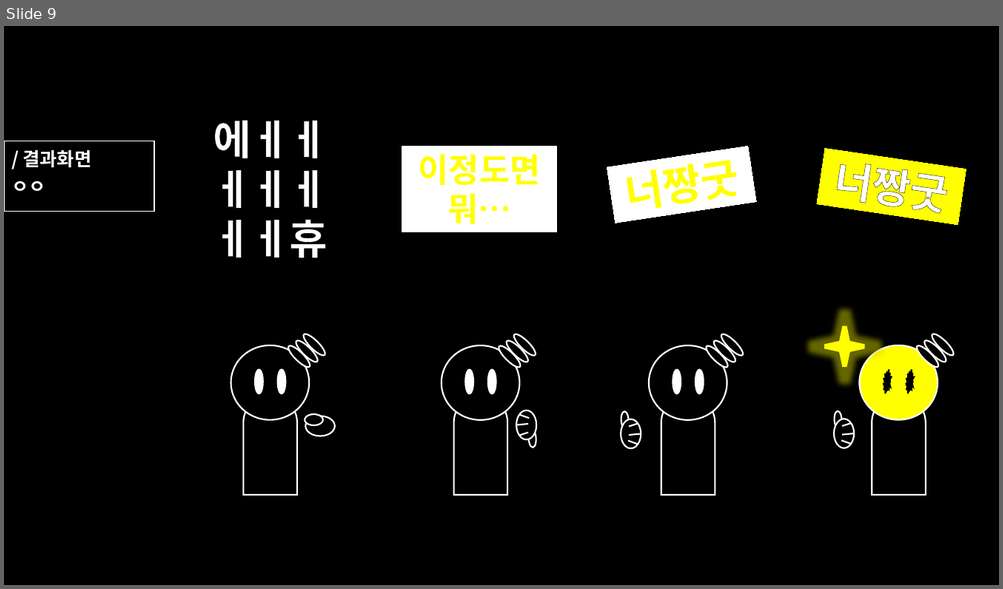
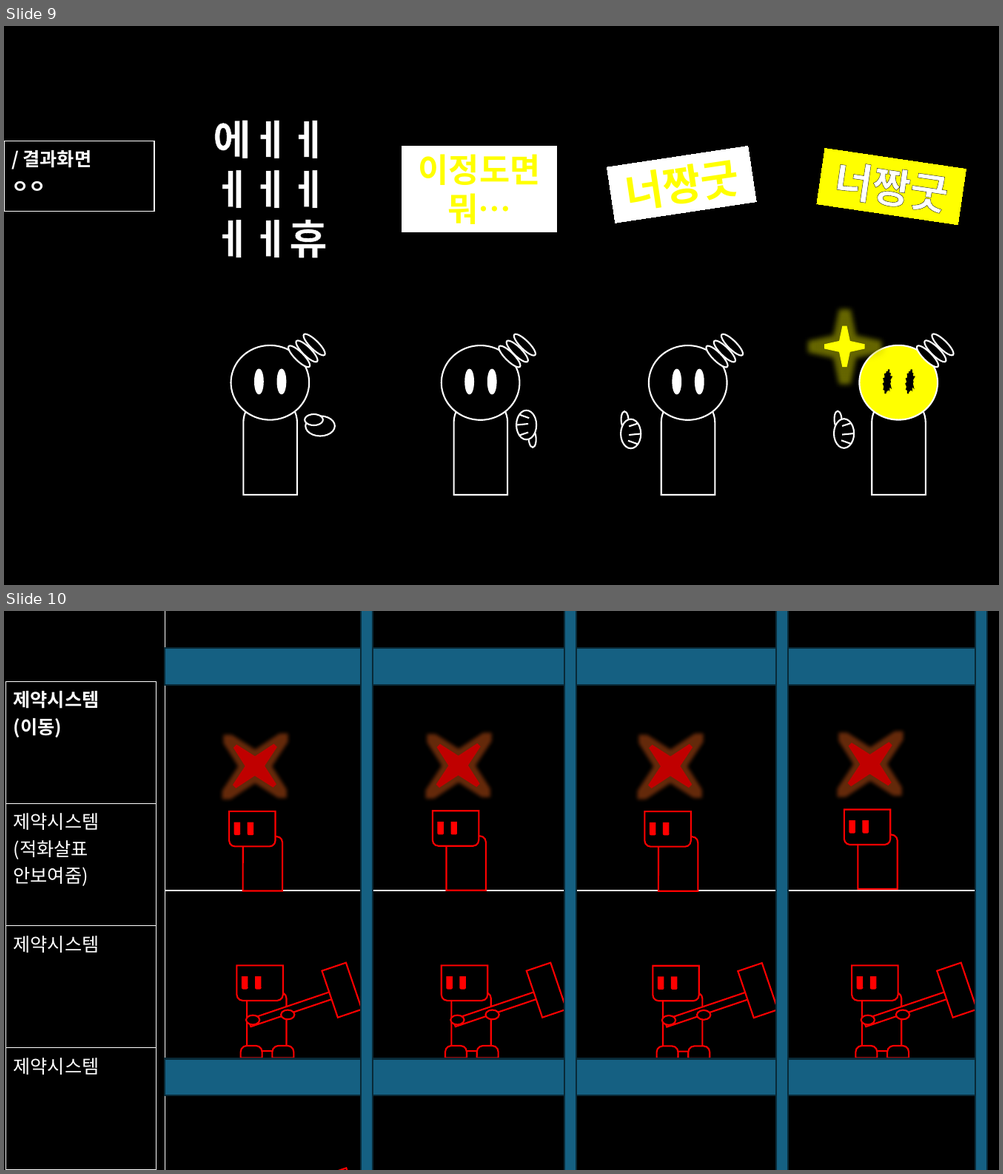
Before and after one commit to totobonbon200/BulBreak, a slide deck: resources/animation_workspace.pptx. Shown one above the other, each under a label of ours: slide 9 before the commit, slides 9 and 10 after it. The pictures are 1003x589 and 1003x1174 pixels, drawn with LibreOffice and Linux fonts; fonts in the diff are those of the drawing. Boxes give left, top, right and bottom in pixels: in the first picture for what was removed or moved away, otherwise in the second. Text is boxed around its words. In the diff, an @@ line names an element or a change of style, - is before the commit and + after.

```diff
--- a/resources/animation_workspace.pptx
+++ b/resources/animation_workspace.pptx
@@ slide 10 added at (4, 611, 999, 1170), background #FFFFFF; not listed: 1 template element that a slide beside it also shows @@
@@ table added at (165, 611, 988, 1170), 4 rows, 4 columns @@
+ |  |  | 
+ |  |  | 
+ |  |  | 
+ |  |  | 
@@ rectangle added at (361, 611, 373, 1170), fill #156082, outline #092A39 1.5 pt @@
@@ rectangle added at (564, 611, 576, 1170), fill #156082, outline #092A39 1.5 pt @@
@@ rectangle added at (777, 611, 788, 1170), fill #156082, outline #092A39 1.5 pt @@
@@ rectangle added at (976, 611, 987, 1170), fill #156082, outline #092A39 1.5 pt @@
@@ rectangle added at (165, 648, 987, 686), fill #156082, outline #092A39 1.5 pt @@
@@ table added at (5, 682, 156, 1170), 4 rows, 1 columns @@
+제약시스템 / (이동)
+제약시스템 / (적화살표 / 안보여줌)
+제약시스템
+제약시스템
@@ group added at (215, 726, 295, 891): 4 round same rects, 1 star @@
@@ group added at (418, 726, 498, 891): 4 round same rects, 1 star @@
@@ group added at (631, 726, 710, 891): 4 round same rects, 1 star @@
@@ group added at (830, 724, 909, 889): 4 round same rects, 1 star @@
@@ group added at (237, 963, 362, 1058): 6 round same rects, 2 rectangles, 2 ellipses @@
@@ group added at (441, 963, 566, 1058): 6 round same rects, 2 rectangles, 2 ellipses @@
@@ group added at (652, 963, 777, 1059): 6 round same rects, 2 rectangles, 2 ellipses @@
@@ group added at (851, 963, 976, 1058): 6 round same rects, 2 rectangles, 2 ellipses @@
@@ rectangle added at (165, 1059, 987, 1096), fill #156082, outline #092A39 1.5 pt @@
@@ rectangle added at (322, 1168, 362, 1170), fill #000000, outline #FF0000 1.5 pt @@
```
Also in this commit, not shown: 12 other files.
